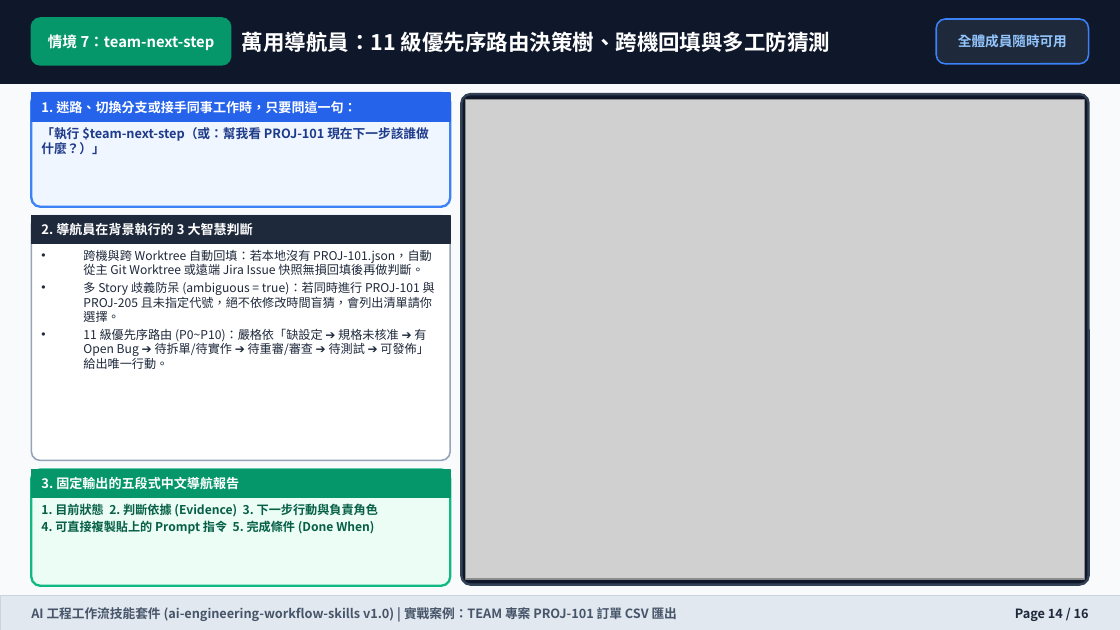
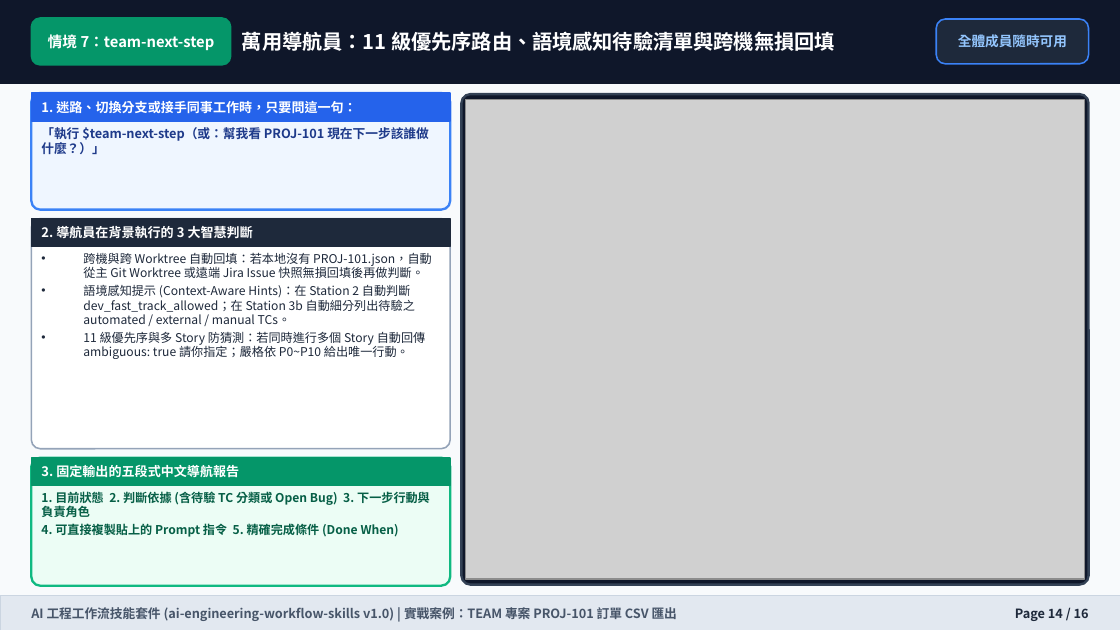
Before and after one commit to wilsonliu123/ai-engineering-workflow-skills, a slide deck: slide 14 of docs/training-manual.pptx. Drawn at 1120x630 pixels with LibreOffice and Linux fonts; fonts in the diff are those of the drawing; grey boxes stand for pictures. Boxes give left, top, right and bottom in pixels: in the first picture for what was removed or moved away, otherwise in the second. Text is boxed around its words. In the diff, an @@ line names an element or a change of style, - is before the commit and + after.

Commit message:
docs(manual,ppt): update training manual and 16-slide PPT for scale-aware spec/dev and 3-tier QA

```diff
--- a/docs/training-manual.pptx
+++ b/docs/training-manual.pptx
@@ text at (x1=242, y1=31, x2=835, y2=51): text changed; size 13.8 to 13 pt @@
-萬用導航員：11 級優先序路由決策樹、跨機回填與多工防猜測
+萬用導航員：11 級優先序路由、語境感知待驗清單與跨機無損回填
@@ rounded rectangle resized from (x1=31, y1=216, x2=450, y2=461) to (x1=31, y1=218, x2=450, y2=449) @@
@@ text at (x1=83, y1=285, x2=426, y2=359): text changed @@
-• 多 Story 歧義防呆 (ambiguous = true)：若同時進行 PROJ-101 與 PROJ-205 且未指定代號，絕不依修改時間盲猜，會列出清單請你選擇。
-• 11 級優先序路由 (P0~P10)：嚴格依「缺設定 ➔ 規格未核准 ➔ 有 Open Bug ➔ 待拆單/待實作 ➔ 待重審/審查 ➔ 待測試 ➔ 可發佈」給出唯一行動。
+• 語境感知提示 (Context-Aware Hints)：在 Station 2 自動判斷 dev_fast_track_allowed；在 Station 3b 自動細分列出待驗之 automated / external / manual TCs。
+• 11 級優先序與多 Story 防猜測：若同時進行多個 Story 自動回傳 ambiguous: true 請你指定；嚴格依 P0~P10 給出唯一行動。
@@ rectangle moved from (x1=31, y1=469, x2=450, y2=497) to (x1=31, y1=458, x2=450, y2=486) @@
@@ proportions changed in 3 elements at (x1=31, y1=93, x2=450, y2=209), (x1=31, y1=218, x2=450, y2=449), (x1=31, y1=458, x2=450, y2=586) @@
@@ rounded rectangle resized from (x1=31, y1=469, x2=450, y2=586) to (x1=31, y1=458, x2=450, y2=586) @@
@@ text "3. 固定輸出的五段式中文導航報告" moved from (x1=41, y1=477, x2=239, y2=489) to (x1=41, y1=465, x2=239, y2=477) @@
@@ text at (x1=41, y1=491, x2=430, y2=537): text changed @@
-1. 目前狀態 2. 判斷依據 (Evidence) 3. 下一步行動與負責角色
-4. 可直接複製貼上的 Prompt 指令 5. 完成條件 (Done When)
+1. 目前狀態 2. 判斷依據 (含待驗 TC 分類或 Open Bug) 3. 下一步行動與負責角色
+4. 可直接複製貼上的 Prompt 指令 5. 精確完成條件 (Done When)
```
Also in this commit, not shown: 11 other slides changed, 15 other files.
